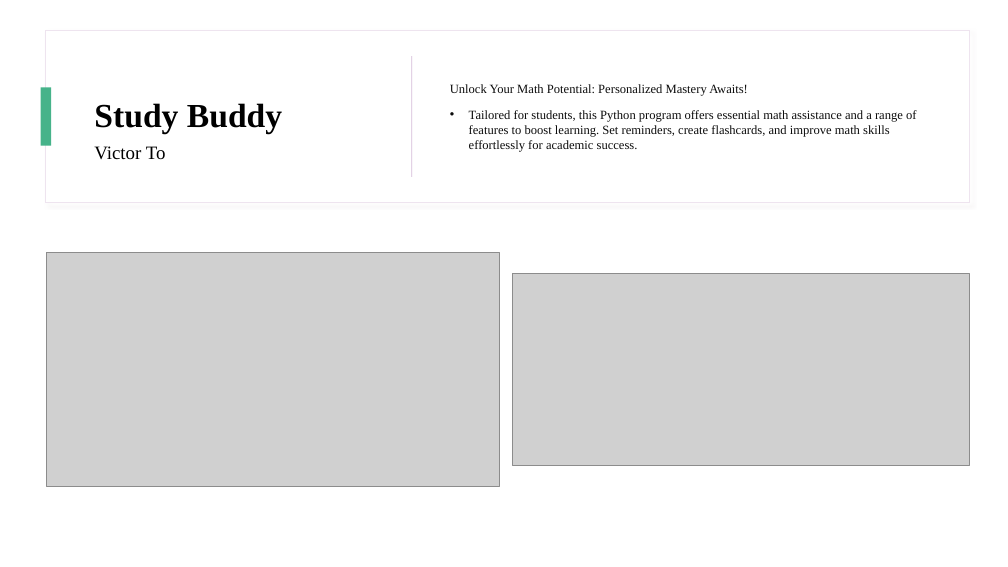
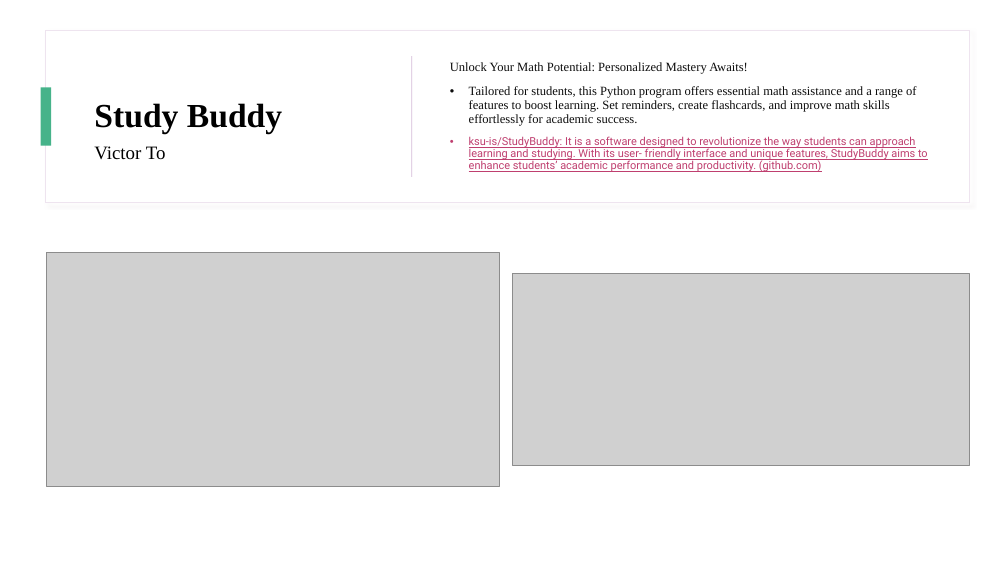
Before and after one commit to ksu-is/StudyBuddy, a slide deck: slide 1 of Study Buddy slide.pptx. Drawn at 1008x567 pixels with LibreOffice and Linux fonts; fonts in the diff are those of the drawing; grey boxes stand for pictures. Boxes give left, top, right and bottom in pixels: in the first picture for what was removed or moved away, otherwise in the second. Text is boxed around its words. In the diff, an @@ line names an element or a change of style, - is before the commit and + after.

```diff
--- a/Study Buddy slide.pptx
+++ b/Study Buddy slide.pptx
@@ text at bbox=[450, 62, 916, 126]: line spacing 1 to 0.9 @@
@@ text at bbox=[469, 136, 928, 172]: paragraph added @@
+• ksu-is/StudyBuddy: It is a software designed to revolutionize the way students can approach learning and studying. With its user- friendly interface and unique features, StudyBuddy aims to enhance students’ academic performance and productivity. (github.com)
```
